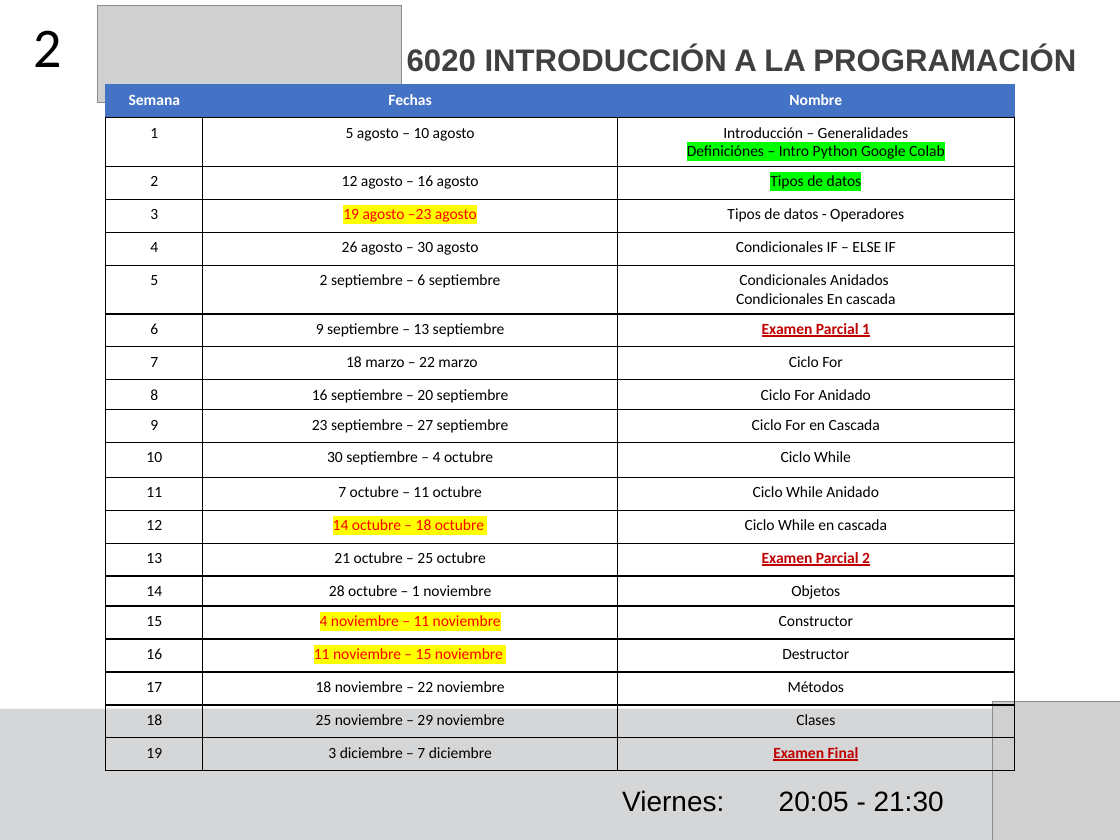
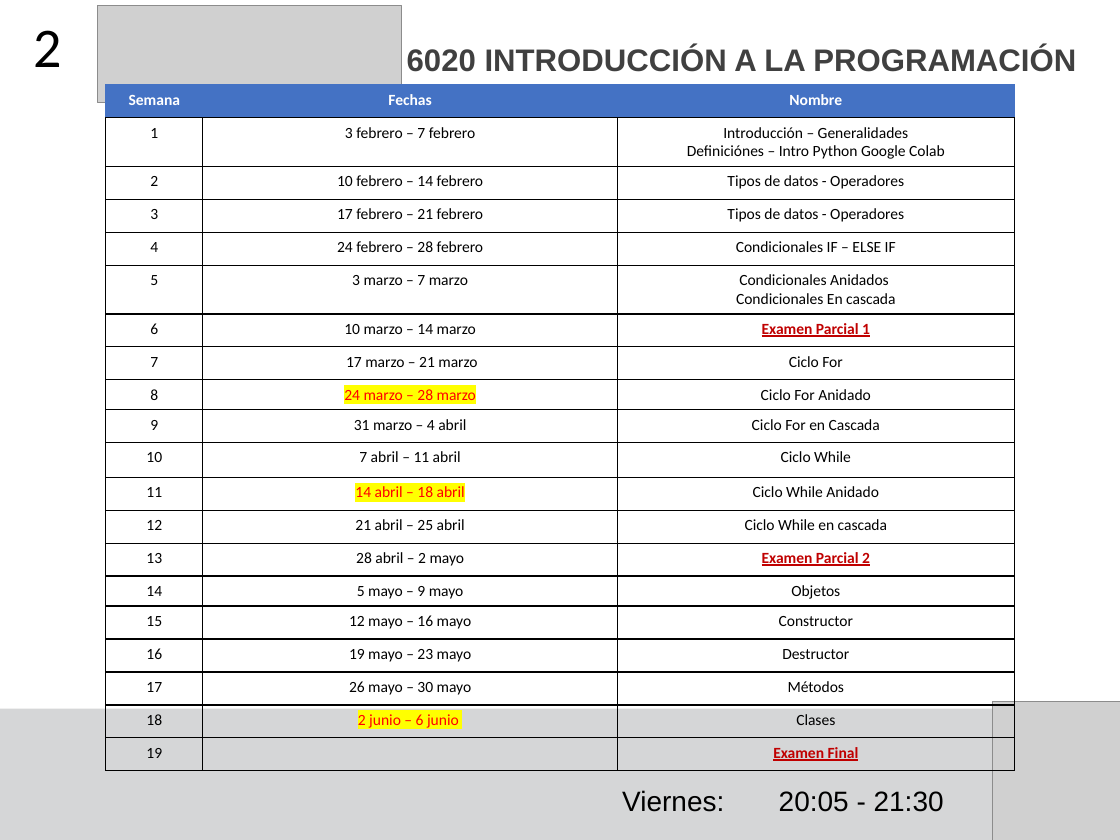
Before and after one commit to F4bian1012/Intro_Programacion, a slide deck: slide 2 of Sesion_1/Tipos de datos.pptx. Drawn at 1120x840 pixels with LibreOffice and Linux fonts; fonts in the diff are those of the drawing; grey boxes stand for pictures. Boxes give left, top, right and bottom in pixels: in the first picture for what was removed or moved away, otherwise in the second. Text is boxed around its words. In the diff, an @@ line names an element or a change of style, - is before the commit and + after.

```diff
--- a/Sesion_1/Tipos de datos.pptx
+++ b/Sesion_1/Tipos de datos.pptx
@@ table at <box>105,85,1014,771</box> @@
-row 2, column 2: 5 agosto – 10 agosto
+row 2, column 2: 3 febrero – 7 febrero
-row 3, column 2: 12 agosto – 16 agosto
+row 3, column 2: 10 febrero – 14 febrero
-row 3, column 3: Tipos de datos
+row 3, column 3: Tipos de datos - Operadores
-row 4, column 2: 19 agosto –23 agosto
+row 4, column 2: 17 febrero – 21 febrero
-row 5, column 2: 26 agosto – 30 agosto
+row 5, column 2: 24 febrero – 28 febrero
-row 6, column 2: 2 septiembre – 6 septiembre
+row 6, column 2: 3 marzo – 7 marzo
-row 7, column 2: 9 septiembre – 13 septiembre
+row 7, column 2: 10 marzo – 14 marzo
-row 8, column 2: 18 marzo – 22 marzo
+row 8, column 2: 17 marzo – 21 marzo
-row 9, column 2: 16 septiembre – 20 septiembre
+row 9, column 2: 24 marzo – 28 marzo
-row 10, column 2: 23 septiembre – 27 septiembre
+row 10, column 2: 31 marzo – 4 abril
-row 11, column 2: 30 septiembre – 4 octubre
+row 11, column 2: 7 abril – 11 abril
-row 12, column 2: 7 octubre – 11 octubre
+row 12, column 2: 14 abril – 18 abril
-row 13, column 2: 14 octubre – 18 octubre
+row 13, column 2: 21 abril – 25 abril
-row 14, column 2: 21 octubre – 25 octubre
+row 14, column 2: 28 abril – 2 mayo
-row 15, column 2: 28 octubre – 1 noviembre
+row 15, column 2: 5 mayo – 9 mayo
-row 16, column 2: 4 noviembre – 11 noviembre
+row 16, column 2: 12 mayo – 16 mayo
-row 17, column 2: 11 noviembre – 15 noviembre
+row 17, column 2: 19 mayo – 23 mayo
-row 18, column 2: 18 noviembre – 22 noviembre
+row 18, column 2: 26 mayo – 30 mayo
-row 19, column 2: 25 noviembre – 29 noviembre
+row 19, column 2: 2 junio – 6 junio
-row 20, column 2: 3 diciembre – 7 diciembre
+row 20, column 2: 
@@ highlight #00FF00 to none in "Definiciónes – Intro Python Google Colab" @@
```
Also in this commit, not shown: 1 other slide changed, 8 slides removed, 2 other files.
